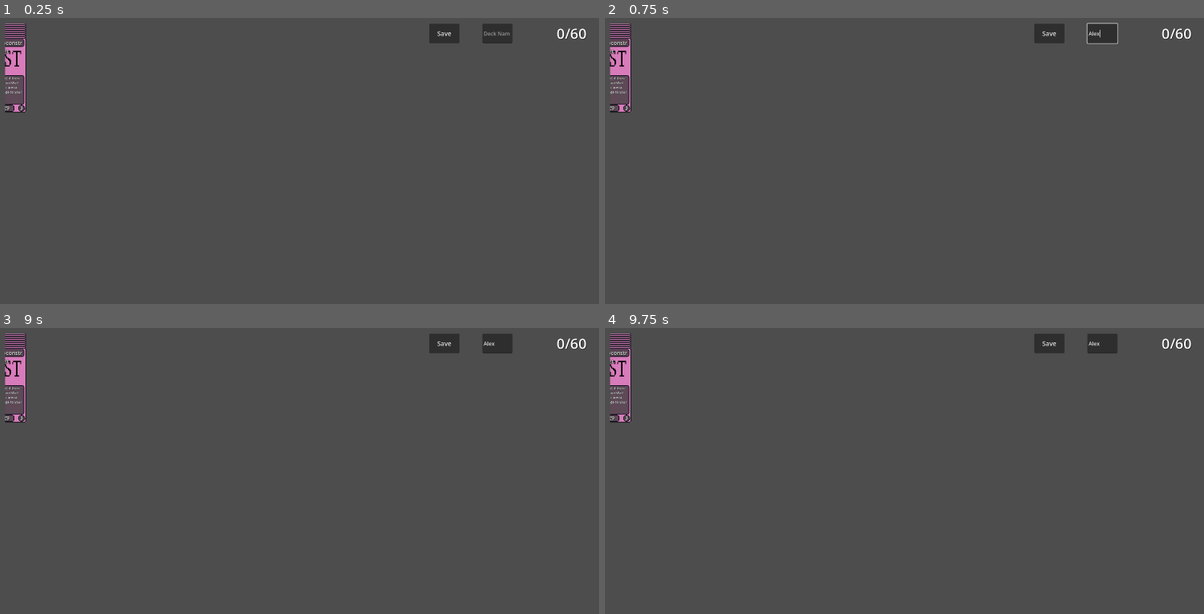
Above: before the commit, frames 1-4 (two rows, left to right).
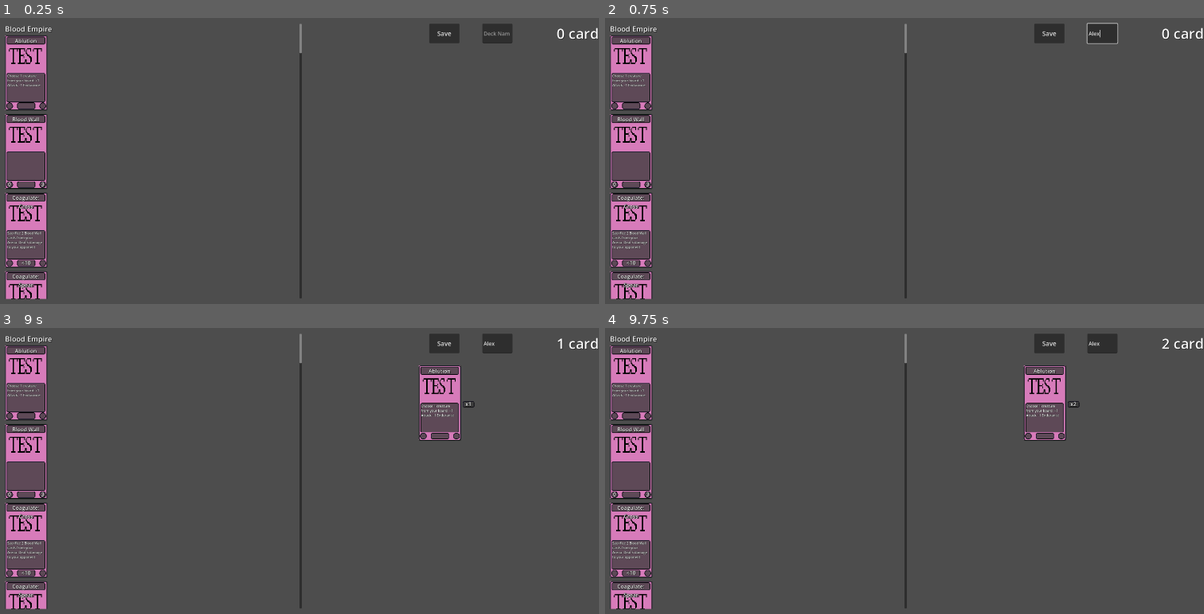
Above: after the commit, the same moments.

Repository: KT0mi/KT0mi_Card_Game_Godot
Game: Godot game, scene res://Scenes/DeckBuilder.tscn
The game is run twice, just before and just after one commit, with the same random seed, the same clock (stepped at 60 frames per second) and the same inputs. This scene is started directly instead of the project's main scene.
Inputs (mouse positions are in pixels of both pictures, inside the frame that each line leads up to):
- Up to frame 1 (0.25 s): no input
- Up to frame 2 (0.75 s): click (1102, 32) at 0.52 s; type "Alex" at 0.6 s
- Up to frame 3 (9 s): click "Save" at 1.25 s; drag from (5, 333) to (347, 390) at 2.02 s; drag from (5, 333) to (251, 542) at 2.77 s; move the mouse to (5, 336) at 3.52 s; click (5, 336) at 3.67 s; drag from (5, 336) to (89, 416) at 4.27 s; drag from (5, 339) to (311, 471) at 5.02 s; drag from (5, 339) to (185, 379) at 5.77 s; move the mouse to (5, 342) at 6.52 s; click (5, 342) at 6.67 s; drag from (5, 342) to (155, 488) at 7.27 s; drag from (5, 345) to (347, 390) at 8.02 s; drag from (5, 345) to (251, 542) at 8.77 s
- Up to frame 4 (9.75 s): move the mouse to (610, 348) at 9.52 s; click (610, 348) at 9.67 s

The runs differ from the first frame. In frame 1, 4.4% of the frame differs, in the area x 0-100%, y 1-99%; in frame 2, 4.4%; in frame 3, 5.6%; in frame 4, 5.6%.

Commit message:
Fixed DeckBuilder Scene; TODO: add column to deckbuilder panels

Diff:
--- a/Cards/Test/test_player_card.gd
+++ b/Cards/Test/test_player_card.gd
@@ -6,4 +6,4 @@
 	card_text = ""
 	attack = 1
 	endurance = 30
-	sets = [&"core"]
+	sets = [&"test_set"]
--- a/Scenes/DeckBuilder.tscn
+++ b/Scenes/DeckBuilder.tscn
@@ -24,7 +24,7 @@
 offset_left = 1376.0
 offset_top = 224.0
 offset_right = 1856.0
-offset_bottom = 1024.0
+offset_bottom = 960.0
 theme = ExtResource("1_3sf4w")
 
 [node name="DeckList" type="VBoxContainer" parent="DeckPanel" unique_id=1017062453]
--- a/Scenes/DeckBuilderCard.tscn
+++ b/Scenes/DeckBuilderCard.tscn
@@ -8,19 +8,23 @@
 [ext_resource type="Texture2D" uid="uid://k3hv0wjq3xgp" path="res://Assets/Images/Test/border_element.png" id="6_k3667"]
 
 [node name="DeckBuilderCard" type="PanelContainer" unique_id=451747793]
+custom_minimum_size = Vector2(128, 228)
 script = ExtResource("1_6xgvr")
 
 [node name="Sprite" type="Sprite2D" parent="." unique_id=1779053753]
 scale = Vector2(0.5925926, 0.5925926)
 texture = ExtResource("2_6s5ms")
+centered = false
 region_enabled = true
 region_rect = Rect2(3, 2, 211, 381)
 
 [node name="CardBorder" type="Sprite2D" parent="." unique_id=170740293]
 scale = Vector2(0.5925926, 0.5925926)
 texture = ExtResource("3_wjkf1")
+centered = false
 
 [node name="Labels" type="Node2D" parent="." unique_id=1298906498]
+position = Vector2(64, 114)
 
 [node name="CardText" type="Control" parent="Labels" unique_id=1068950329]
 layout_mode = 3
@@ -32,7 +36,7 @@
 [node name="CardTextRect" type="NinePatchRect" parent="Labels/CardText" unique_id=1293088534]
 layout_mode = 0
 offset_left = -59.0
-offset_right = 174.19048
+offset_right = 174.19049
 offset_bottom = 178.0
 scale = Vector2(0.5, 0.5)
 texture = ExtResource("4_rq1h3")
@@ -171,6 +175,39 @@
 horizontal_alignment = 1
 vertical_alignment = 1
 
+[node name="Count" type="Control" parent="Labels" unique_id=1590364148]
+layout_mode = 3
+anchors_preset = 0
+offset_left = 96.0
+offset_top = 2.0
+offset_right = 136.0
+offset_bottom = 42.0
+mouse_filter = 2
+
+[node name="CountRect" type="NinePatchRect" parent="Labels/Count" unique_id=320486789]
+layout_mode = 0
+offset_left = -27.0
+offset_top = -8.0
+offset_right = 43.0
+offset_bottom = 32.0
+scale = Vector2(0.5, 0.5)
+texture = ExtResource("4_rq1h3")
+patch_margin_left = 20
+patch_margin_top = 20
+patch_margin_right = 20
+patch_margin_bottom = 20
+
+[node name="CountLabel" type="Label" parent="Labels/Count" unique_id=338475913]
+layout_mode = 0
+offset_left = -26.0
+offset_top = -11.0
+offset_right = 7.0
+offset_bottom = 12.0
+theme = ExtResource("5_1sly5")
+text = "0/0"
+horizontal_alignment = 1
+vertical_alignment = 1
+
 [node name="CardBack" type="ColorRect" parent="." unique_id=428025629]
 visible = false
 layout_mode = 2
--- a/Scripts/CardDataScripts/CardDatabase.gd
+++ b/Scripts/CardDataScripts/CardDatabase.gd
@@ -54,6 +54,17 @@
 		return
 	def.art = load(path)
 
+func get_definitions_grouped_by_set() -> Dictionary:
+	var result: Dictionary = {}  # StringName -> Array[CardDefinition]
+	for def in get_all_definitions():
+		var set_id : StringName = def.sets[0] if not def.sets.is_empty() else &"unsorted"
+		if not result.has(set_id):
+			result[set_id] = []
+		result[set_id].append(def)
+	for set_id in result:
+		result[set_id].sort_custom(func(a, b): return a.card_name < b.card_name)
+	return result
+
 func get_all_definitions() -> Array[CardDefinition]:
 	var result: Array[CardDefinition] = []
 	result.append_array(_definitions.values())
--- a/Scripts/CardDataScripts/DeckStorage.gd
+++ b/Scripts/CardDataScripts/DeckStorage.gd
@@ -1,4 +1,3 @@
-# Scripts/DeckStorage.gd
 extends Node
 ##Autoload
 
@@ -49,9 +48,28 @@
 func _generate_id() -> String:
 	return "%d_%04d" % [Time.get_unix_time_from_system(), randi() % 10000]
 
+## Validates card-count rules on load/save, independently of whatever the
+## builder UI enforces -- catches hand-edited or stale saved decks.
 func is_deck_valid(deck: DeckData) -> bool:
+	var counts: Dictionary = {}
+	var special_count := 0
+
 	for id in deck.card_ids:
 		if not CardDatabase.has_definition(id):
 			push_warning("DeckStorage: deck '%s' references unknown card '%s'" % [deck.deck_name, id])
 			return false
+		counts[id] = counts.get(id, 0) + 1
+		if CardDatabase.get_definition(id).is_special:
+			special_count += 1
+
+	for id in counts:
+		var max_copies := 1 if CardDatabase.get_definition(id).is_special else 4
+		if counts[id] > max_copies:
+			push_warning("DeckStorage: deck '%s' has too many copies of '%s'" % [deck.deck_name, id])
+			return false
+
+	if special_count > 1:
+		push_warning("DeckStorage: deck '%s' has more than one special card" % deck.deck_name)
+		return false
+
 	return true
--- a/Scripts/SceneScripts/DeckBuilderCard.gd
+++ b/Scripts/SceneScripts/DeckBuilderCard.gd
@@ -1,22 +1,27 @@
-extends PanelContainer
+class_name DeckBuilderCard extends PanelContainer
+
+enum Context {AVAILABLE, DECK}
 
 signal add_requested(id: StringName)
 signal remove_requested(id: StringName)
 var add_disabled : bool = false
 var remove_disabled : bool = true
+var context : Context = Context.AVAILABLE
 
-#Visual Vars
 @onready var sprite: Sprite2D = $Sprite
 @onready var name_label: Label = $Labels/Name/NameLabel
 @onready var attack_label: Label = $Labels/Attack/AttackLabel
 @onready var endurance_label: Label = $Labels/Endurance/EnduranceLabel
 @onready var gate_label: Label = $Labels/Gate/GateLabel
 @onready var card_text_label: RichTextLabel = $Labels/CardText/CardTextLabel
+@onready var count_node: Control = $Labels/Count
+@onready var count_label: Label = $Labels/Count/CountLabel
+@onready var hidden_overlay: ColorRect = $HiddenOverlay
 
 var definition : CardDefinition
 
 func _ready() -> void:
-	gui_input.connect(_on_input_event)
+	gui_input.connect(_on_gui_input)
 
 func setup(def: CardDefinition) -> void:
 	definition = def
@@ -32,6 +37,9 @@
 		attack_label.visible = false
 		endurance_label.visible = false
 
+func set_context(c: Context) -> void:
+	context = c
+	count_node.visible = context == Context.DECK
 
 func _setup_gate_label(def : CardDefinition) -> String:
 	var gate : CardGate = def.gate
@@ -49,11 +57,17 @@
 		_:
 			return ""
 
-func refresh_count(count: int, max_copies: int) -> void:
-	add_disabled = count >= max_copies
-	remove_disabled = count <= 0
+func refresh_state(count: int, max_copies: int, can_add: bool, can_remove: bool) -> void:
+	add_disabled = not can_add
+	remove_disabled = not can_remove
 
-func _on_input_event(_viewport: Node, event: InputEvent, _shape_idx: int) -> void:
+	if context == Context.DECK:
+		count_label.text = "x%d" % count
+	else:
+		hidden_overlay.visible = not can_add
+
+
+func _on_gui_input(event: InputEvent) -> void:
 	if event is InputEventMouseButton and event.is_pressed():
 		if event.button_index == MOUSE_BUTTON_LEFT and not add_disabled:
 			add_requested.emit(definition.id)
--- a/Scripts/SceneScripts/DeckBuilderController.gd
+++ b/Scripts/SceneScripts/DeckBuilderController.gd
@@ -9,52 +9,115 @@
 @onready var deck_name_edit : LineEdit = $DeckNameEdit
 @onready var save_button : Button = $SaveButton
 
-var working_deck: Dictionary = {}   # StringName -> int
-var _available_entries: Dictionary = {}  # StringName -> DeckBuilderCardEntry
-var _deck_entries: Dictionary = {}       # StringName -> DeckBuilderCardEntry
+var working_deck: Dictionary = {}        # StringName -> int
+var _available_entries: Dictionary = {}  # StringName -> DeckBuilderCard
+var _deck_entries: Dictionary = {}       # StringName -> DeckBuilderCard
 var _editing_deck_id: String = ""        # "" means new deck
 
-# Called when the node enters the scene tree for the first time.
 func _ready() -> void:
 	_populate_available()
 	save_button.pressed.connect(_on_save_pressed)
 
+## --- Populating the Available panel, grouped by set -------------------
+
 func _populate_available() -> void:
-	for def : CardDefinition in CardDatabase.get_all_definitions():
-		var entry := CARD_SCENE.instantiate()
-		available_list.add_child(entry)
-		entry.setup(def)
-		entry.add_requested.connect(_on_add)
-		entry.refresh_count(0, MAX_COPIES)
-		_available_entries[def.id] = entry
+	var grouped := CardDatabase.get_definitions_grouped_by_set()
+	var set_ids := grouped.keys()
+	set_ids.sort()
+
+	for set_id in set_ids:
+		if set_id == &"test_set": continue
+		_add_set_header(available_list, set_id)
+		var flow := _add_flow_row(available_list)
+		for def in grouped[set_id]:
+			var entry := _instantiate_entry(flow, def, DeckBuilderCard.Context.AVAILABLE)
+			entry.add_requested.connect(_on_add)
+			_available_entries[def.id] = entry
+			_refresh_entry(def.id)
+
+func _add_set_header(parent: VBoxContainer, set_id: StringName) -> void:
+	var label := Label.new()
+	label.text = String(set_id).capitalize()
+	label.add_theme_font_size_override("font_size", 22)
+	parent.add_child(label)
+
+func _add_flow_row(parent: VBoxContainer) -> HFlowContainer:
+	var flow := HFlowContainer.new()
+	flow.add_theme_constant_override("h_separation", 10)
+	flow.add_theme_constant_override("v_separation", 10)
+	parent.add_child(flow)
+	return flow
+
+func _instantiate_entry(parent: Node, def: CardDefinition, context: DeckBuilderCard.Context) -> DeckBuilderCard:
+	var entry : DeckBuilderCard = CARD_SCENE.instantiate()
+	parent.add_child(entry)   # add_child BEFORE setup() -- @onready vars need the node in the tree first
+	entry.setup(def)
+	entry.set_context(context)
+	return entry
+
+## --- Add / remove ------------------------------------------------------
+
+func _max_copies_for(def: CardDefinition) -> int:
+	return 1 if def.is_special else MAX_COPIES
+
+func _special_count() -> int:
+	var total := 0
+	for id in working_deck:
+		if CardDatabase.get_definition(id).is_special:
+			total += working_deck[id]
+	return total
+
+func _can_add(def: CardDefinition, count: int, max_copies: int) -> bool:
+	if count >= max_copies:
+		return false
+	if def.is_special and count == 0 and _special_count() >= 1:
+		return false  # a different special card is already in the deck
+	return true
 
 func _on_add(id: StringName) -> void:
-	var current: int = working_deck.get(id, 0)
-	if current >= MAX_COPIES:
+	var def := CardDatabase.get_definition(id)
+	var count: int = working_deck.get(id, 0)
+	if not _can_add(def, count, _max_copies_for(def)):
 		return
-	working_deck[id] = current + 1
+
+	working_deck[id] = count + 1
 	_refresh_entry(id)
+	if def.is_special:
+		_refresh_all_special_entries()  # this add may have just locked out other specials
 
 func _on_remove(id: StringName) -> void:
-	var current: int = working_deck.get(id, 0)
-	if current <= 0:
+	var def := CardDatabase.get_definition(id)
+	var count: int = working_deck.get(id, 0)
+	if count <= 0:
 		return
-	current -= 1
-	if current == 0:
+
+	count -= 1
+	if count == 0:
 		working_deck.erase(id)
 	else:
-		working_deck[id] = current
+		working_deck[id] = count
 	_refresh_entry(id)
+	if def.is_special:
+		_refresh_all_special_entries()  # removing it may have just unlocked other specials
+
+func _refresh_all_special_entries() -> void:
+	for id in _available_entries:
+		if CardDatabase.get_definition(id).is_special:
+			_refresh_entry(id)
+
+## --- Syncing one card's visual state across both panels -----------------
 
 func _refresh_entry(id: StringName) -> void:
+	var def := CardDatabase.get_definition(id)
 	var count: int = working_deck.get(id, 0)
+	var max_copies := _max_copies_for(def)
+	var can_add := _can_add(def, count, max_copies)
+	var can_remove := count > 0
 
-	_available_entries[id].refresh_count(count, MAX_COPIES)
+	_available_entries[id].refresh_state(count, max_copies, can_add, can_remove)
 
 	if count > 0 and not _deck_entries.has(id):
-		var entry := CARD_SCENE.instantiate()
-		deck_list.add_child(entry)
-		entry.setup(CardDatabase.get_definition(id))
+		var entry := _instantiate_entry(deck_list, def, DeckBuilderCard.Context.DECK)
 		entry.remove_requested.connect(_on_remove)
 		_deck_entries[id] = entry
 	elif count == 0 and _deck_entries.has(id):
@@ -62,7 +125,7 @@
 		_deck_entries.erase(id)
 
 	if _deck_entries.has(id):
-		_deck_entries[id].refresh_count(count, MAX_COPIES)
+		_deck_entries[id].refresh_state(count, max_copies, can_add, can_remove)
 
 	_update_count_label()
 
@@ -71,6 +134,8 @@
 	for c in working_deck.values():
 		total += c
 	count_label.text = "%d cards" % total
+
+## --- Save / load ---------------------------------------------------------
 
 func _on_save_pressed() -> void:
 	var deck := DeckData.new()
--- a/Theme/card_label_theme.tres
+++ b/Theme/card_label_theme.tres
@@ -13,5 +13,7 @@
 RichTextLabel/constants/outline_size = 2
 RichTextLabel/font_sizes/bold_font_size = 10
 RichTextLabel/font_sizes/normal_font_size = 10
+ScrollContainer/constants/scrollbar_h_separation = 8
+ScrollContainer/constants/scrollbar_v_separation = 8
 TextEdit/constants/outline_size = 5
 TextEdit/font_sizes/font_size = 28
Renamed: Cards/Test/ablution.gd -> Cards/BloodEmpire/ablution.gd
Renamed: Cards/Test/ablution.gd.uid -> Cards/BloodEmpire/ablution.gd.uid
